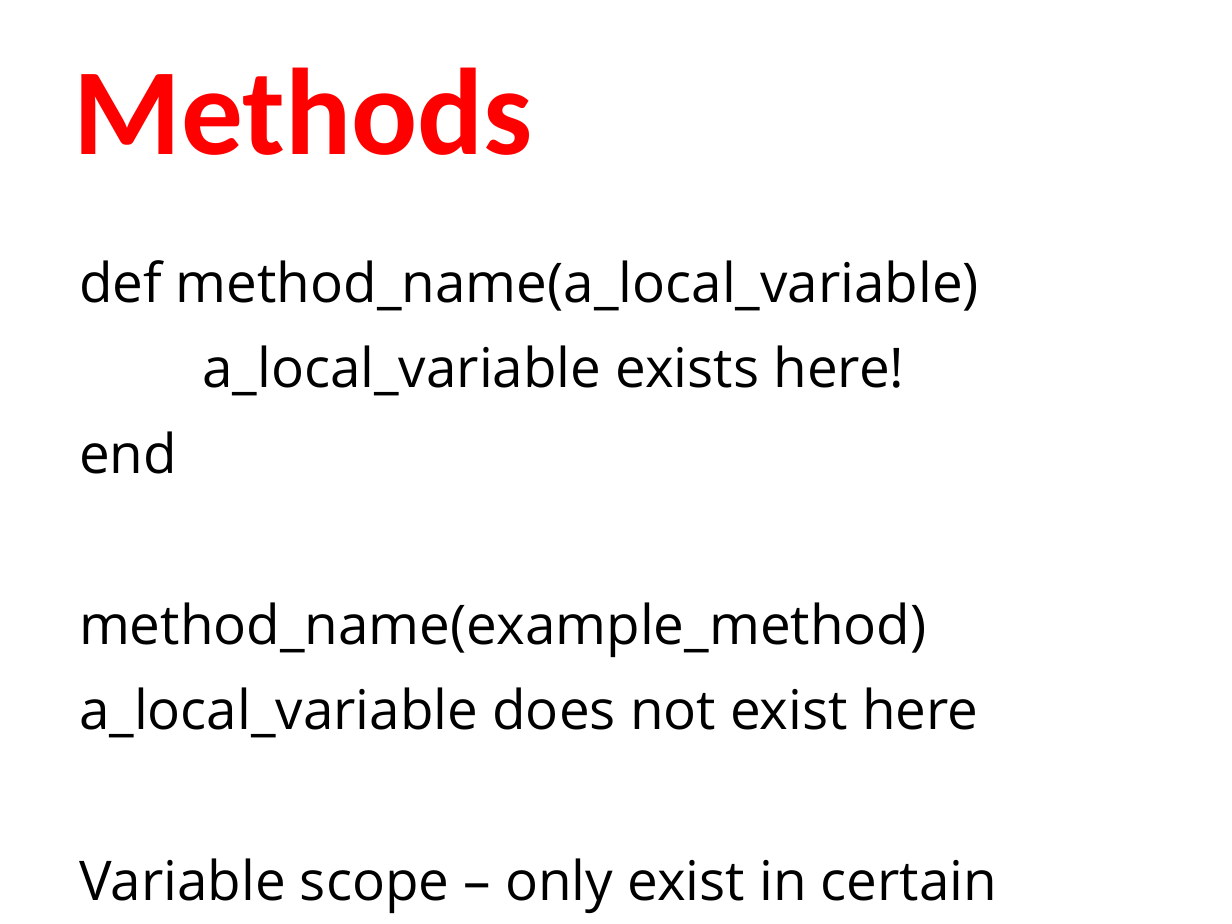
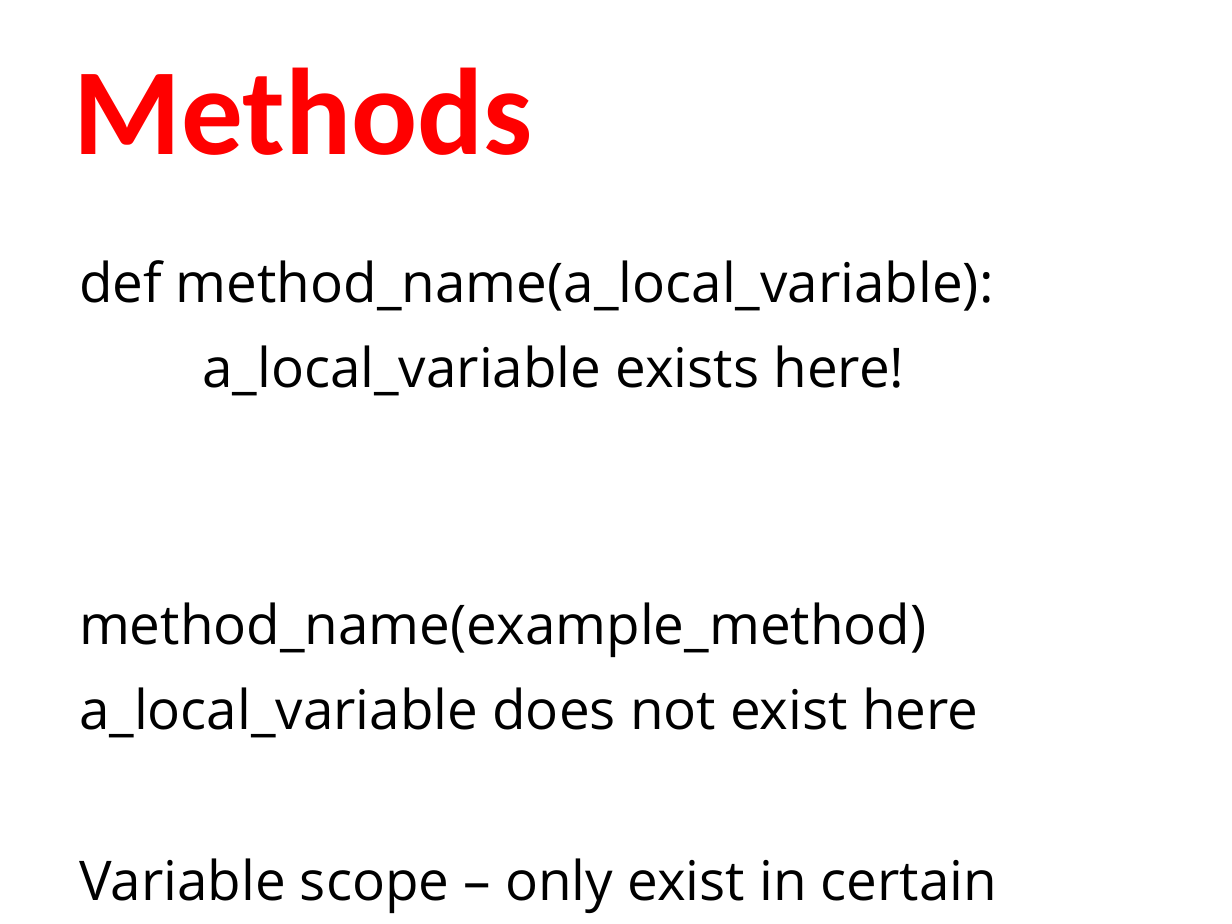
Before and after one commit to humanitiesprogramming/slides, a slide deck: slide 9 of 2017/python/B Done - ish/day2-review.pptx. Drawn at 1232x924 pixels with LibreOffice and Linux fonts; fonts in the diff are those of the drawing. Boxes give left, top, right and bottom in pixels: in the first picture for what was removed or moved away, otherwise in the second. Text is boxed around its words. In the diff, an @@ line names an element or a change of style, - is before the commit and + after.

```diff
--- a/2017/python/B Done - ish/day2-review.pptx
+++ b/2017/python/B Done - ish/day2-review.pptx
@@ text at (x1=79, y1=260, x2=994, y2=311): text changed @@
-def method_name(a_local_variable)
+def method_name(a_local_variable):
@@ text at (x1=79, y1=431, x2=177, y2=474): paragraph removed @@
-end
```
Also in this commit, not shown: 4 other slides changed, 1 other file.
